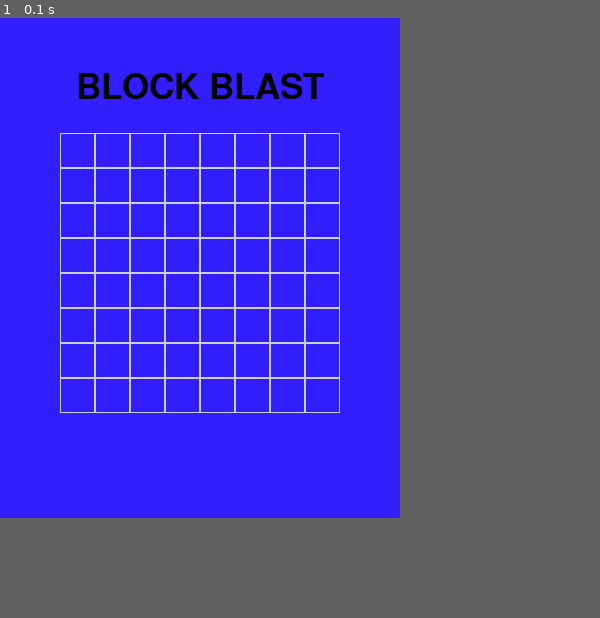
Above: before the commit, frame 1.
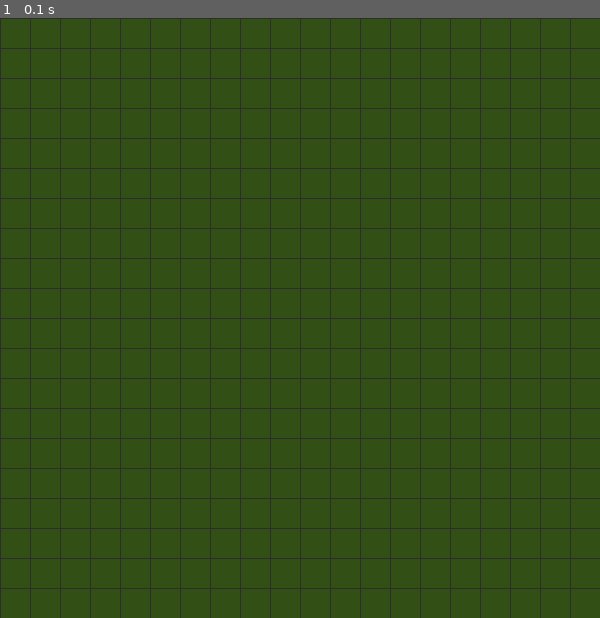
Above: after the commit, the same moment.

Repository: programerela/pygame_course2
Game: pygame game, started from main.py
Same seed, same stepped clock (60 frames per second), same inputs: the game is played once before the commit and once after it.
Inputs:
- Up to frame 1 (0.1 s): no input
The window is 400x500 before the commit and 600x600 after it. Grey fills any space a smaller window leaves; there, only what the larger window draws over its background counts as a difference.

The runs differ from the first frame. In frame 1, 58% of the frame differs, in the area x 0-100%, y 0-100%.

Commit message:
snake start

Diff:
--- a/main.py
+++ b/main.py
@@ -2,42 +2,17 @@
 
 pygame.init()
 
-WIDTH = 400
-HEIGHT = 500
-FPS = 60
-ROWS = 8
-COLUMNS = 8
-CELL_SIZE = 35
-BOARD_SIZE = ROWS * CELL_SIZE
-BOARD_X = (WIDTH - BOARD_SIZE) // 2
-BOARD_Y = 115
+WIDTH = 600
+HEIGHT = 600
+CELL_SIZE = 30
+GRID_WIDTH = WIDTH // CELL_SIZE
+GRID_HEIGHT = HEIGHT // CELL_SIZE
 
 screen = pygame.display.set_mode((WIDTH, HEIGHT))
-pygame.display.set_caption("Block Blast - Pygame")
+pygame.display.set_caption("Snake")
 clock = pygame.time.Clock()
 
-BG_COLOR = (50, 30, 250)
-TEXT_COLOR = (0, 0, 0)
-GRID_COLOR = (200, 208, 218)
-EMPTY_COLOR = (255, 255, 255)
-
-font = pygame.font.Font(None, 52)
-
-board = []
-for row in range(ROWS):
-    board.append([None] * COLUMNS)
-
-def draw_board():
-    for row in range(ROWS):
-        for col in range(COLUMNS):
-            x = BOARD_X + col * CELL_SIZE
-            y = BOARD_Y + row * CELL_SIZE
-
-            rect = pygame.Rect(x, y, CELL_SIZE - 4, CELL_SIZE - 4)
-            border_rect = pygame.Rect(x, y, CELL_SIZE, CELL_SIZE)
-
-            pygame.draw.rect(screen, GRID_COLOR, border_rect, 1)
-            pygame.draw.rect(screen, GRID_COLOR, border_rect, 1)
+BG_COLOR = (50, 80, 22)
 
 running = True
 #game loop
@@ -47,12 +22,13 @@
             running = False
 
     screen.fill(BG_COLOR)
-    title = font.render("BLOCK BLAST", True, TEXT_COLOR)
-    title_rect = title.get_rect(center=(WIDTH // 2, 70))
-    screen.blit(title, title_rect)
 
-    draw_board()
+    for x in range(0, WIDTH, CELL_SIZE):
+        pygame.draw.line(screen, (45, 45, 45), (x, 0), (x, HEIGHT))
+
+    for y in range(0, HEIGHT, CELL_SIZE):
+        pygame.draw.line(screen, (45, 45, 45), (0, y), (WIDTH, y))
 
     pygame.display.flip()
-    clock.tick(FPS)
+    clock.tick(60)
 pygame.quit()
